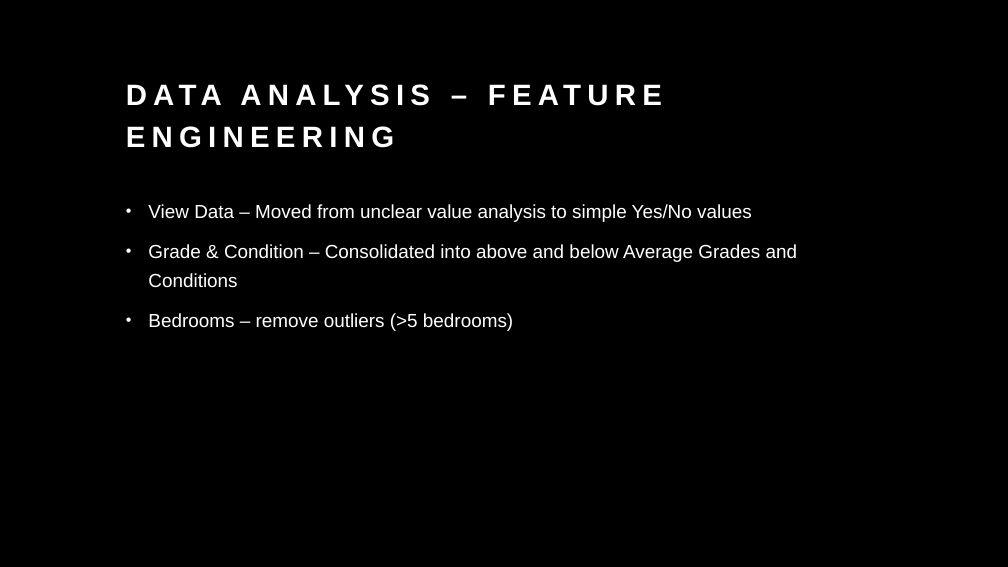
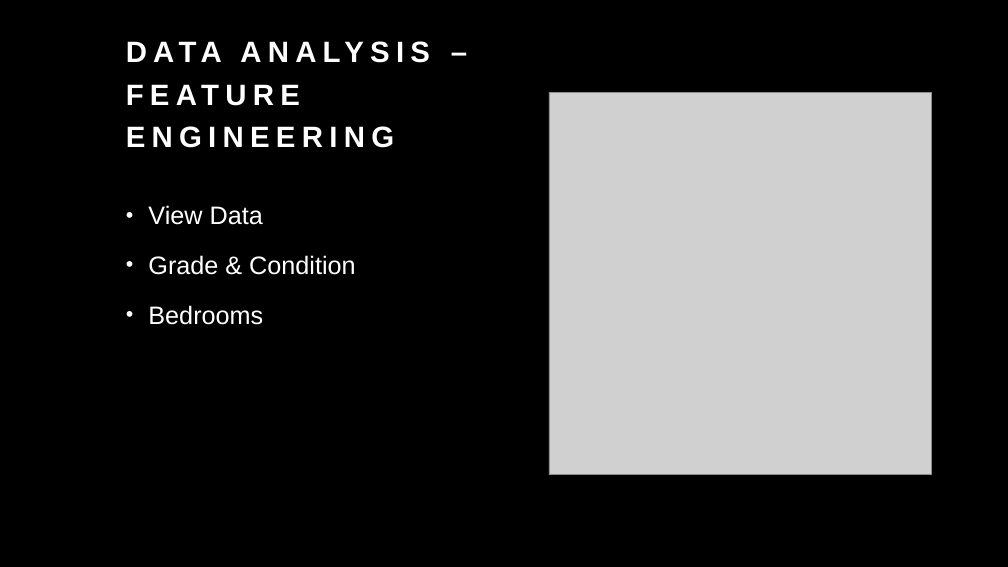
Before and after one commit to Shoemaker703/home_sales_analysis_project, a slide deck: slide 7 of Kings County HousIng Price Analysis.pptx (slide 8 before the commit). Drawn at 1008x567 pixels with LibreOffice and Linux fonts; fonts in the diff are those of the drawing; grey boxes stand for pictures. Boxes give left, top, right and bottom in pixels: in the first picture for what was removed or moved away, otherwise in the second. Text is boxed around its words. In the diff, an @@ line names an element or a change of style, - is before the commit and + after.

Commit message:
Update data files and powerpoint

```diff
--- a/Kings County HousIng Price Analysis.pptx
+++ b/Kings County HousIng Price Analysis.pptx
@@ title "DATA ANALYSIS – FEATURE ENGINEERING" rewrapped from (x1=194, y1=204, x2=546, y2=222) to (x1=126, y1=126, x2=394, y2=148) @@
@@ picture added at (x1=549, y1=92, x2=932, y2=475) @@
@@ text at (x1=148, y1=205, x2=355, y2=325): text changed; size 18 to 24 pt @@
-• View Data – Moved from unclear value analysis to simple Yes/No values
-• Grade & Condition – Consolidated into above and below Average Grades and Conditions
-• Bedrooms – remove outliers (>5 bedrooms)
+• View Data
+• Grade & Condition
+• Bedrooms
```
Also in this commit, not shown: 6 other slides changed, 1 slide removed, 2 other files.
